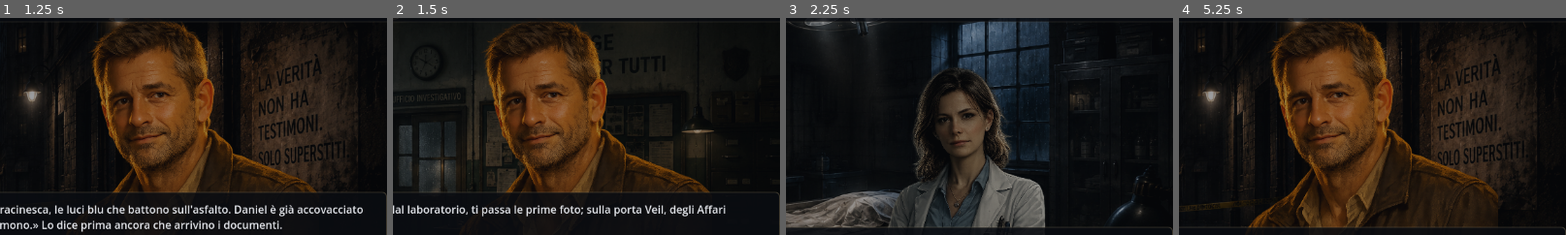
Above: before the commit, frames 1-4 (left to right).
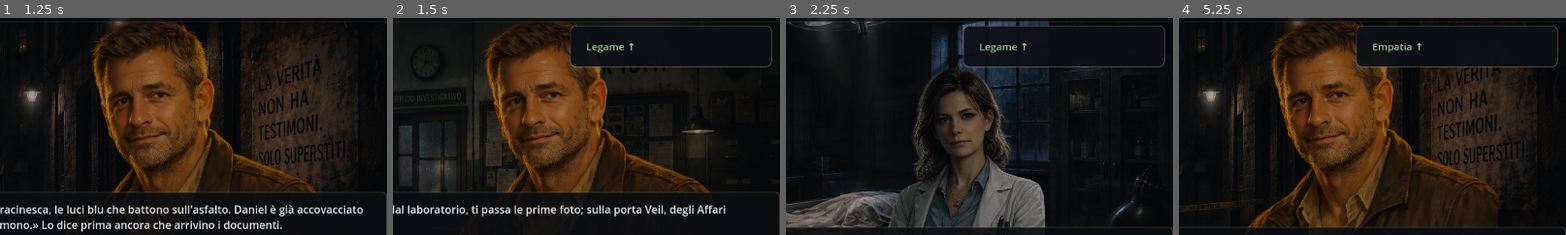
Above: after the commit, the same moments.

Repository: torsifranci2006-ship-it/gioco-test
Game: Godot game, scene res://scenes/main.tscn
The game is run twice, just before and just after one commit, with the same random seed, the same clock (stepped at 60 frames per second) and the same inputs.
Inputs:
- Up to frame 1 (1.25 s): click "Nuova Partita" at 0.5 s
- Up to frame 2 (1.5 s): click "Lasciare che sia il suo istin…" at 1.25 s
- Up to frame 3 (2.25 s): click "Scendere da Mara, dove parlan…" at 2 s
- Up to frame 4 (5.25 s): click "Darle tempo, ascoltare anche …" at 2.75 s; click "Capire cosa cerca davvero Vei…" at 3.5 s; click "Concederle un margine di fidu…" at 4.25 s; click "Cominciare da chi le vittime …" at 5 s
The pictures show only the part of the screen within x 50-100%, y 7-57%; the shares and areas given below are measured in that part.

Frame 1 is identical in both runs. In frame 2, 1.6% of the frame differs, in the area x 45-98%, y 3-23%; in frame 3, 3.8%; in frame 4, 3.0%.

Commit message:
Aggiunge overlay cambiamenti scelta

Diff:
--- a/scenes/main.tscn
+++ b/scenes/main.tscn
@@ -589,3 +589,32 @@
 [node name="DossierCloseButton" type="Button" parent="DossierPanel/DossierMargin/DossierVBox"]
 layout_mode = 2
 text = "Chiudi"
+
+[node name="ChangesOverlay" type="PanelContainer" parent="."]
+visible = false
+layout_mode = 1
+anchor_left = 1.0
+anchor_top = 0.0
+anchor_right = 1.0
+anchor_bottom = 0.0
+offset_left = -312.0
+offset_top = 56.0
+offset_right = -12.0
+offset_bottom = 56.0
+grow_horizontal = 0
+grow_vertical = 1
+mouse_filter = 2
+theme_override_styles/panel = SubResource("sb_ending")
+
+[node name="ChangesMargin" type="MarginContainer" parent="ChangesOverlay"]
+layout_mode = 2
+mouse_filter = 2
+
+[node name="ChangesList" type="VBoxContainer" parent="ChangesOverlay/ChangesMargin"]
+layout_mode = 2
+mouse_filter = 2
+theme_override_constants/separation = 4
+
+[node name="ChangesTimer" type="Timer" parent="."]
+wait_time = 2.5
+one_shot = true
--- a/src/autoload/event_bus.gd
+++ b/src/autoload/event_bus.gd
@@ -12,5 +12,9 @@
 ## Emesso quando lo stato di un personaggio cambia ("normale" | "ferito" | "morto").
 signal character_state_changed(character_id: String, state: String)
 
+## Emesso dopo una scelta con i cambiamenti DIRETTI e spoiler-free da mostrare nell'overlay.
+## changes: Array di Dictionary già pronti per la UI (nomi visualizzati + direzione/stato, niente numeri).
+signal choice_effects_applied(changes: Array)
+
 ## Emesso a fine partita con il ramo finale risolto.
 signal game_ended(ending_id: String)
--- a/src/core/story_engine.gd
+++ b/src/core/story_engine.gd
@@ -17,6 +17,8 @@
 
 var _last_ending: Ending = null            ## ultimo finale risolto (per la UI)
 var _last_epilogues: Array[String] = []    ## epiloghi composti dell'ultimo finale
+
+var _attribute_names: Dictionary = {}      ## id attributo -> nome visualizzato (per overlay cambiamenti)
 
 ## Carica i dati e inizializza lo stato. Ritorna false (con last_error) in caso di errore.
 func setup() -> bool:
@@ -43,6 +45,12 @@
 	if not _scenes.has(_initial_scene_id):
 		return _fail("scena iniziale assente: " + _initial_scene_id)
 
+	_attribute_names.clear()
+	for a in attributes_config:
+		var aid: String = a.get("id", "")
+		if aid != "":
+			_attribute_names[aid] = String(a.get("nome", aid))
+
 	state = GameState.new()
 	state.setup(attributes_config, characters)
 	return true
@@ -170,12 +178,69 @@
 			or not ConditionEvaluator.evaluate(chosen.abilitata_se, state):
 		push_error("StoryEngine.choose: scelta non disponibile: " + choice_id)
 		return
+	# Snapshot PRIMA degli effetti diretti della scelta, per il diff dell'overlay cambiamenti.
+	var _pre_choice := _snapshot_for_changes()
 	EffectApplier.apply(chosen.effetti, state)
+	# Diff calcolato qui: cattura SOLO gli effetti diretti della scelta (incl. regole_stato
+	# innescate dagli stessi), prima di _enter_scene (esclude on_enter e morte-da-ferita).
+	var changes := _build_changes(_pre_choice)
 	if chosen.prossima == _final_scene_id:
 		_trigger_ending(choice_id)
 	else:
 		# Passare a una nuova scena è un avanzamento: le ferite progrediscono.
 		_enter_scene(chosen.prossima, true)
+		# Emesso DOPO scene_changed (overlay sopra la nuova scena); mai sul finale.
+		_emit_choice_effects(changes)
+
+# --- Overlay cambiamenti dopo scelta (diff spoiler-free, niente numeri) ---
+
+## Cattura attributi, relazione e stato di ogni personaggio, per confronto post-scelta.
+func _snapshot_for_changes() -> Dictionary:
+	var attr: Dictionary = {}
+	for id in state.attributes.keys():
+		attr[id] = int(state.attributes[id])
+	var chars: Dictionary = {}
+	for cid in state.characters.keys():
+		var c: GameCharacter = state.characters[cid]
+		chars[cid] = { "relazione": c.relazione, "stato": c.stato }
+	return { "attr": attr, "chars": chars }
+
+## Costruisce la lista di cambiamenti spoiler-free, ordinata stati -> relazioni -> attributi e
+## limitata a 5 righe. Solo direzione (±1) e nomi visualizzati: nessun valore numerico, nessun flag.
+func _build_changes(before: Dictionary) -> Array:
+	var stati: Array = []
+	var relazioni: Array = []
+	var attributi: Array = []
+	var before_chars: Dictionary = before.get("chars", {})
+	var before_attr: Dictionary = before.get("attr", {})
+	for cid in state.characters.keys():
+		var c: GameCharacter = state.characters[cid]
+		var b: Dictionary = before_chars.get(cid, {})
+		if String(b.get("stato", c.stato)) != c.stato:
+			stati.append({ "tipo": "stato", "nome": c.nome, "stato": c.stato })
+		var prev_rel: int = int(b.get("relazione", c.relazione))
+		if c.relazione != prev_rel:
+			relazioni.append({ "tipo": "relazione", "nome": c.nome, "direzione": signi(c.relazione - prev_rel) })
+	for id in state.attributes.keys():
+		var prev_val: int = int(before_attr.get(id, state.attributes[id]))
+		var now_val: int = int(state.attributes[id])
+		if now_val != prev_val:
+			attributi.append({ "tipo": "attributo", "nome": String(_attribute_names.get(id, id)), "direzione": signi(now_val - prev_val) })
+	var ordered: Array = []
+	ordered.append_array(stati)
+	ordered.append_array(relazioni)
+	ordered.append_array(attributi)
+	if ordered.size() > 5:
+		ordered = ordered.slice(0, 5)
+	return ordered
+
+## Emette il segnale solo se c'è qualcosa da mostrare.
+func _emit_choice_effects(changes: Array) -> void:
+	if changes.is_empty():
+		return
+	var bus := _bus()
+	if bus != null:
+		bus.emit_signal("choice_effects_applied", changes)
 
 ## Risolve il finale senza modificare lo stato (utile alla UI per anteprime/debug).
 func resolve_ending(final_choice_id: String) -> Ending:
--- a/src/ui/main.gd
+++ b/src/ui/main.gd
@@ -70,6 +70,9 @@
 @onready var _dossier_list: VBoxContainer = $DossierPanel/DossierMargin/DossierVBox/DossierBody/DossierListScroll/DossierList
 @onready var _dossier_details: VBoxContainer = $DossierPanel/DossierMargin/DossierVBox/DossierBody/DossierDetails
 @onready var _dossier_close_button: Button = $DossierPanel/DossierMargin/DossierVBox/DossierCloseButton
+@onready var _changes_overlay: PanelContainer = $ChangesOverlay
+@onready var _changes_list: VBoxContainer = $ChangesOverlay/ChangesMargin/ChangesList
+@onready var _changes_timer: Timer = $ChangesTimer
 
 var _panel_origin: String = "menu"   ## contesto di apertura di Save/Load: "menu" o "game"
 var _pending_save_slot: int = 0       ## slot da confermare nel SaveConfirm
@@ -112,6 +115,8 @@
 func _ready() -> void:
 	EventBus.scene_changed.connect(_on_scene_changed)
 	EventBus.game_ended.connect(_on_game_ended)
+	EventBus.choice_effects_applied.connect(_on_choice_effects)
+	_changes_timer.timeout.connect(_on_changes_timer_timeout)
 	_start_new_game_button.pressed.connect(_on_new_game)
 	_start_save_button.pressed.connect(_on_open_save.bind("menu"))
 	_start_load_button.pressed.connect(_on_open_load.bind("menu"))
@@ -276,6 +281,8 @@
 	_save_panel.visible = false
 	_save_confirm.visible = false
 	_dossier_panel.visible = false
+	_changes_overlay.visible = false
+	_changes_timer.stop()
 	_top_bar.visible = false
 	_bottom_area.visible = false
 	_character.visible = false
@@ -416,6 +423,47 @@
 		l.add_theme_color_override("font_color", color)
 	return l
 
+# --- Overlay cambiamenti dopo scelta (alto a destra, transitorio) ---
+
+## Mostra l'overlay con i cambiamenti (già spoiler-free) ricevuti dal Core; auto-nascosto dal Timer.
+func _on_choice_effects(changes: Array) -> void:
+	_clear_container(_changes_list)
+	for change in changes:
+		_changes_list.add_child(_make_change_label(change))
+	if _changes_list.get_child_count() == 0:
+		return
+	_changes_overlay.visible = true
+	_changes_timer.start()   # one_shot: riparte da capo a ogni scelta
+
+func _on_changes_timer_timeout() -> void:
+	_changes_overlay.visible = false
+
+## Riga dell'overlay: "Nome ↑/↓" per attributi/relazioni, "Nome: Stato" per i cambi di stato.
+## Solo direzione e nome: nessun valore numerico mostrato.
+func _make_change_label(change: Dictionary) -> Label:
+	var l := Label.new()
+	var nome := String(change.get("nome", ""))
+	var tipo := String(change.get("tipo", ""))
+	var direction := int(change.get("direzione", 0))
+	var up := Color(0.62, 0.78, 0.58)
+	var down := Color(0.85, 0.6, 0.52)
+	var text := ""
+	var color := Color(0.9, 0.85, 0.7)
+	if tipo == "stato":
+		var stato_code := String(change.get("stato", ""))
+		text = nome + ": " + STATO_LABEL.get(stato_code, stato_code)
+		color = up if stato_code == "normale" else down
+	elif tipo == "relazione":
+		text = "Fiducia " + nome + " " + ("↑" if direction > 0 else "↓")
+		color = up if direction > 0 else down
+	elif tipo == "attributo":
+		text = nome + " " + ("↑" if direction > 0 else "↓")
+		color = up if direction > 0 else down
+	l.text = text
+	l.add_theme_color_override("font_color", color)
+	l.add_theme_font_size_override("font_size", 15)
+	return l
+
 # --- Reazione ai segnali del Core ---
 
 func _on_scene_changed(_scene_id: String) -> void:
Not shown, changed: docs/ui.md
